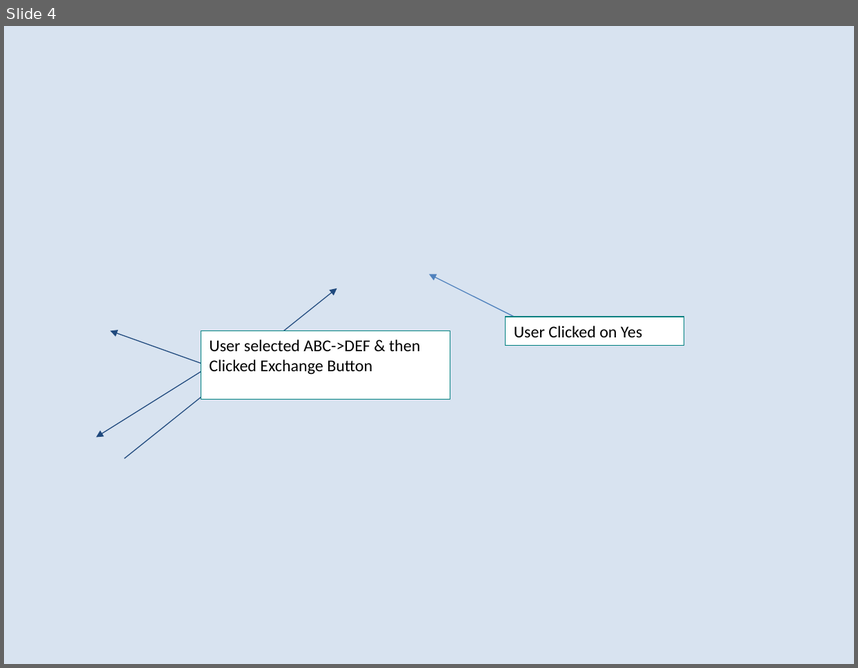
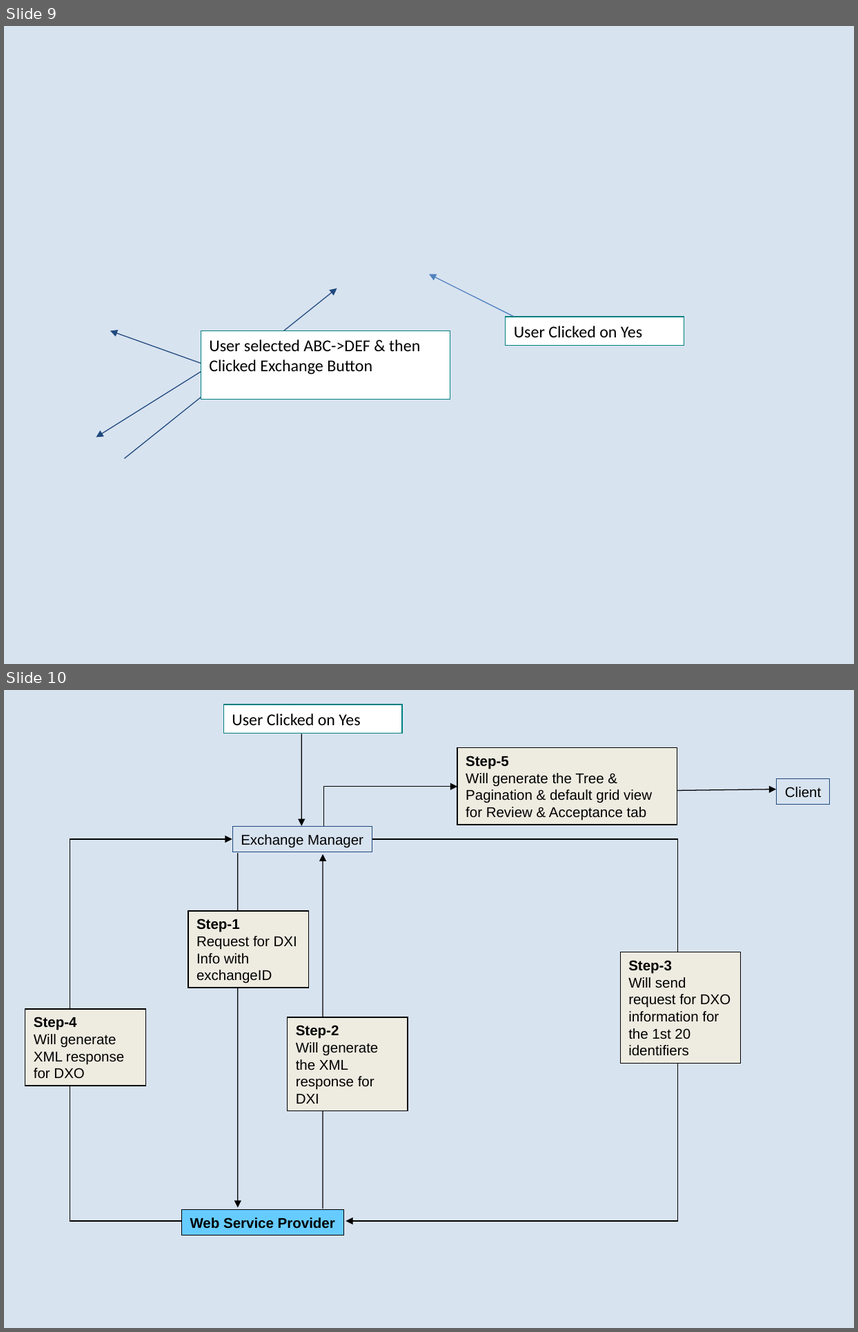
Before and after one commit to heyena/iring-tools, a slide deck: trunk/iRINGTools.ESB/documents/Sprint 2 User Stories.1.0.ppt. Shown one above the other, each under a label of ours: slide 4 before the commit, slides 9 and 10 after it. The pictures are 858x668 and 858x1332 pixels, drawn with LibreOffice and Linux fonts; fonts in the diff are those of the drawing; background and template pictures are left out. Boxes give left, top, right and bottom in pixels: in the first picture for what was removed or moved away, otherwise in the second. Text is boxed around its words. In the diff, an @@ line names an element or a change of style, - is before the commit and + after.

Commit message:
slides added for Review & Acceptance

```diff
--- a/trunk/iRINGTools.ESB/documents/Sprint 2 User Stories.1.0.ppt
+++ b/trunk/iRINGTools.ESB/documents/Sprint 2 User Stories.1.0.ppt
@@ slide 10 added at bbox=[4, 690, 854, 1328], background #D8E3F0 @@
@@ rectangle added at bbox=[223, 704, 402, 733], fill #FFFFFF, outline #008080 0.74 pt, 14 pt, text #000000 @@
+User Clicked on Yes
@@ arrow added from (301, 733) to (301, 826), #000000 0.74 pt @@
@@ rectangle added at bbox=[457, 748, 677, 825], fill #EEECE1, outline #000000 0.74 pt, 12 pt, text #000000 @@
+Step-5
+Will generate the Tree & Pagination & default grid view for Review & Acceptance tab
@@ elbow arrow added from (323, 826) to (457, 786), #000000 0.74 pt @@
@@ arrow added from (677, 790) to (776, 789), #000000 0.74 pt @@
@@ rectangle added at bbox=[777, 778, 829, 804], outline #1F497D 0.74 pt, 12 pt, text #000000 @@
+Client
@@ rectangle added at bbox=[232, 826, 372, 851], outline #1F497D 0.74 pt, 12 pt, text #000000 @@
+Exchange Manager
@@ elbow arrow added from (195, 1221) to (232, 839), #000000 0.74 pt @@
@@ arrow added from (238, 854) to (238, 1207), #000000 0.74 pt @@
@@ arrow added from (323, 1209) to (323, 854), #000000 0.74 pt @@
@@ elbow arrow added from (373, 839) to (346, 1221), #000000 0.74 pt @@
@@ rectangle added at bbox=[188, 911, 309, 987], fill #EEECE1, outline #000000 0.74 pt, 12 pt, text #000000 @@
+Step-1
+Request for DXI Info with exchangeID
@@ rectangle added at bbox=[620, 952, 741, 1063], fill #EEECE1, outline #000000 0.74 pt, 12 pt, text #000000 @@
+Step-3
+Will send request for DXO information for the 1st 20 identifiers
@@ rectangle added at bbox=[25, 1009, 146, 1085], fill #EEECE1, outline #000000 0.74 pt, 12 pt, text #000000 @@
+Step-4
+Will generate XML response for DXO
@@ rectangle added at bbox=[287, 1017, 408, 1111], fill #EEECE1, outline #000000 0.74 pt, 12 pt, text #000000 @@
+Step-2
+Will generate the XML response for DXI
@@ rectangle added at bbox=[181, 1210, 344, 1235], fill #66CCFF, outline #000000 0.74 pt, 12 pt, text #000000, bold @@
+Web Service Provider
@@ what was slide 4 is now slide 9 @@
```
Also in this commit, not shown: 2 slides changed, 8 other slides added, 3 slides removed.
